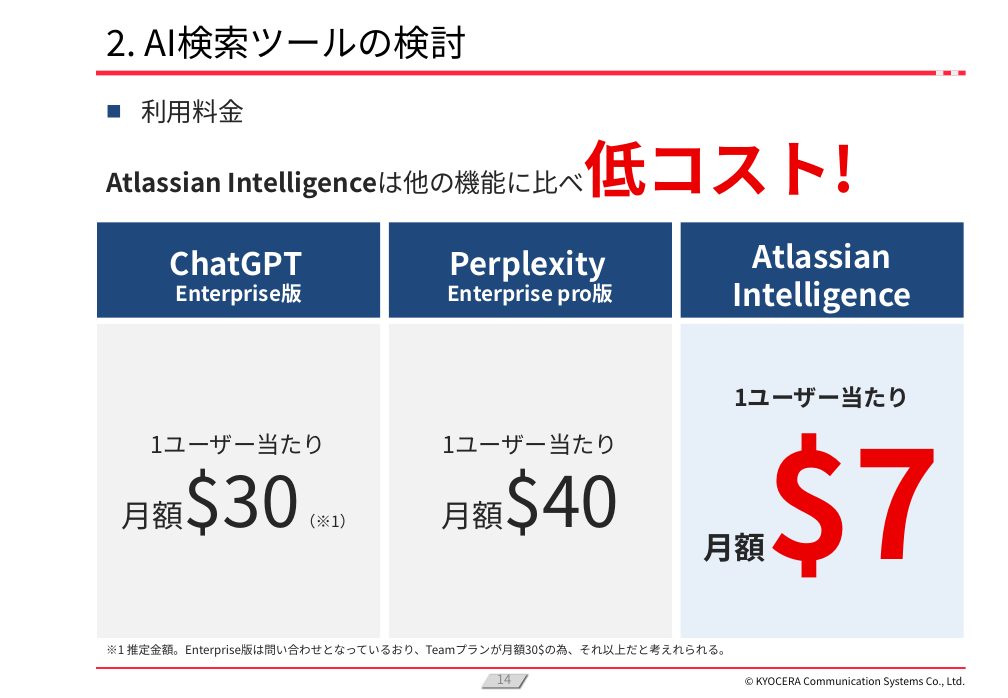
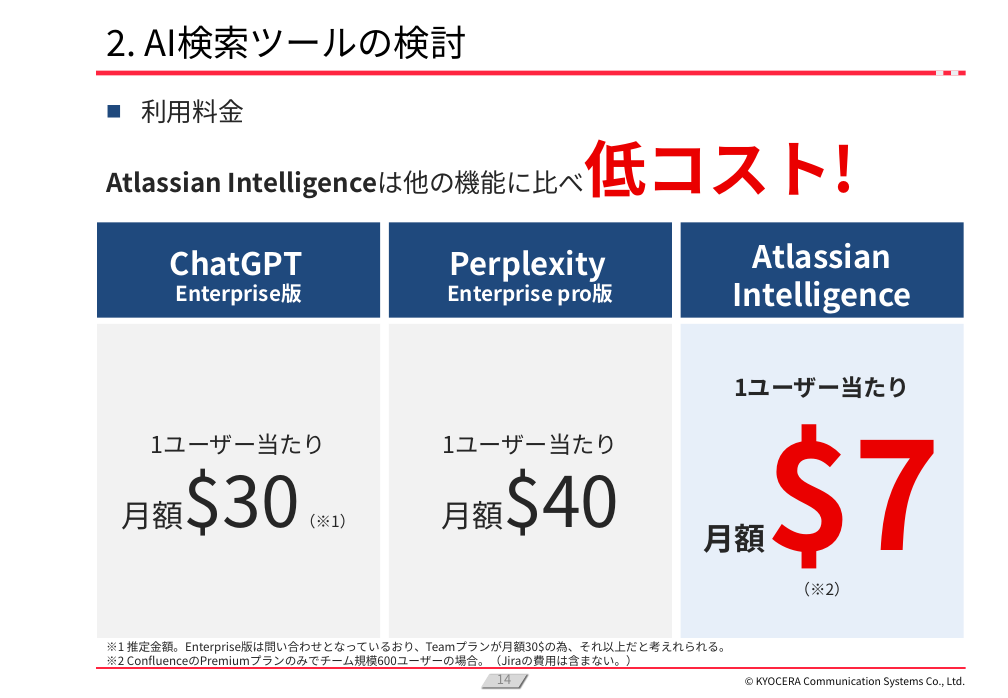
Before and after one commit to KanataOsako/SCSA, a slide deck: slide 14 of src/研究レポート/業務改善【大迫かなた】2024年予選会資料.pptx. Drawn at 1008x698 pixels with LibreOffice and Linux fonts; fonts in the diff are those of the drawing; background and template pictures are left out. Boxes give left, top, right and bottom in pixels: in the first picture for what was removed or moved away, otherwise in the second. Text is boxed around its words. In the diff, an @@ line names an element or a change of style, - is before the commit and + after.

```diff
--- a/src/研究レポート/業務改善【大迫かなた】2024年予選会資料.pptx
+++ b/src/研究レポート/業務改善【大迫かなた】2024年予選会資料.pptx
@@ text in rectangle at <box>441,424,940,597</box>: text changed; size 24 to 12 pt @@
-月額$7
+月額$7（※2）
@@ text added at <box>106,653,638,669</box>, 9 pt, text #262626 @@
+※2 ConfluenceのPremiumプランのみでチーム規模600ユーザーの場合。（Jiraの費用は含まない。）
```
Also in this commit, not shown: 29 other slides changed, 3 slides added, 1 slide removed, 1 other file.
